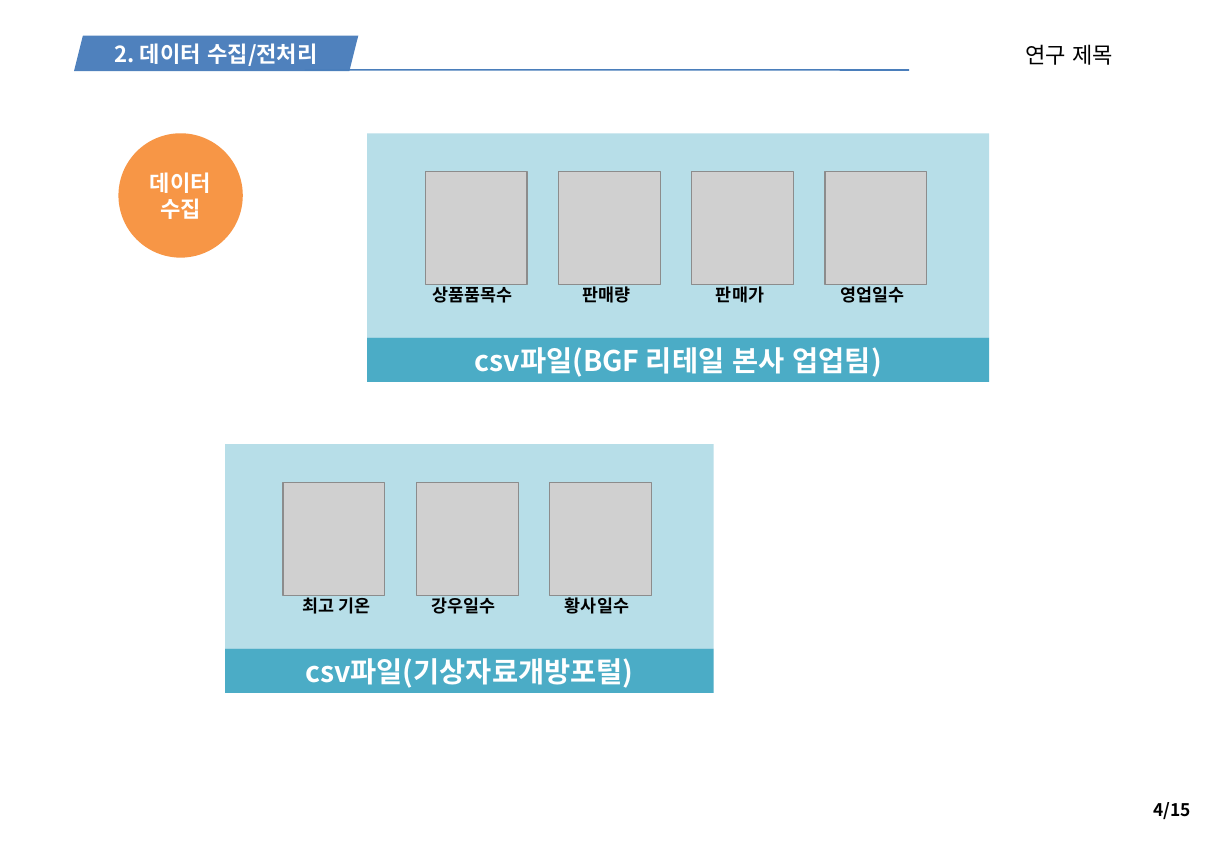
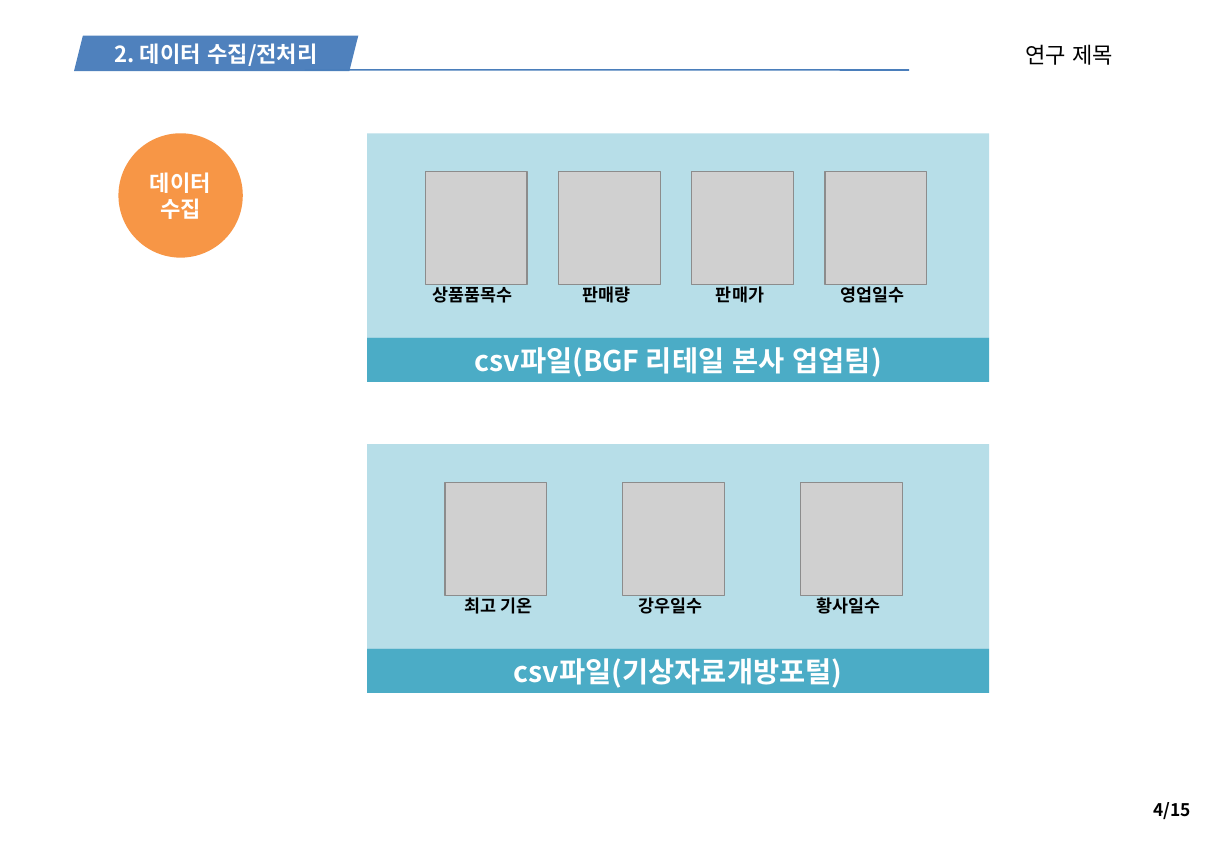
Before and after one commit to worldjohn/nb_team3, a slide deck: slide 4 of Project_3조_230416.pptx. Drawn at 1232x853 pixels with LibreOffice and Linux fonts; fonts in the diff are those of the drawing; grey boxes stand for pictures. Boxes give left, top, right and bottom in pixels: in the first picture for what was removed or moved away, otherwise in the second. Text is boxed around its words. In the diff, an @@ line names an element or a change of style, - is before the commit and + after.

```diff
--- a/Project_3조_230416.pptx
+++ b/Project_3조_230416.pptx
@@ rectangle: place and size @@
-rectangle at (225,445,714,650)
+rectangle at (367,445,990,650)
@@ picture: place and size @@
-picture at (283,483,386,596)
+picture at (445,483,547,596)
@@ picture: place and size @@
-picture at (416,483,519,596)
+picture at (622,483,725,596)
@@ picture: place and size @@
-picture at (549,483,652,596)
+picture at (801,483,903,596)
@@ text "최고 기온": place and size @@
-text "최고 기온" at (302,595,371,614)
+text "최고 기온" at (464,595,533,614)
@@ text "강우일수": place and size @@
-text "강우일수" at (432,595,496,614)
+text "강우일수" at (638,595,702,614)
@@ text "황사일수": place and size @@
-text "황사일수" at (565,595,629,614)
+text "황사일수" at (816,595,880,614)
@@ rectangle "csv파일(기상자료개방포털)": place and size @@
-rectangle "csv파일(기상자료개방포털)" at (225,648,714,693)
+rectangle "csv파일(기상자료개방포털)" at (367,648,990,693)
```
Also in this commit, not shown: 1 slide added.
